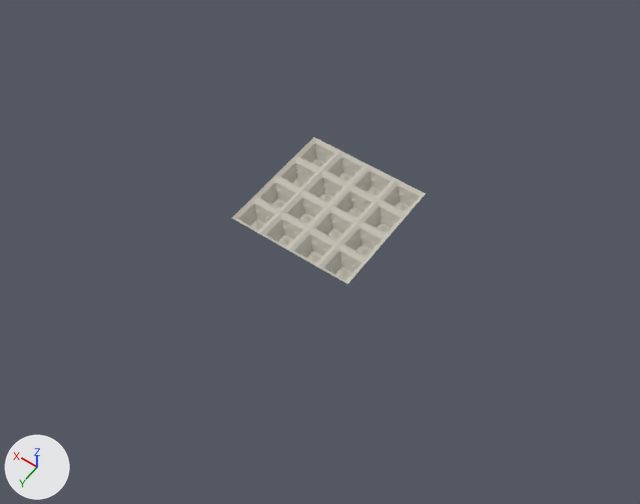
Two versions of the Blender file phase4-v2-preview/ceiling_shallow_coffers/ceiling_shallow_coffers.blend, one commit apart.
The view is the same before and after, from a camera (50 mm lens) standing at (-2.38, 3.46, 4.89) and looking at (-0.08, 0.23, -0.18). Every picture has the same lights, and +X, +Y and +Z are marked at lower left. The picture after the commit comes second.

In view in the first picture: 'ceiling_shallow_coffers'.
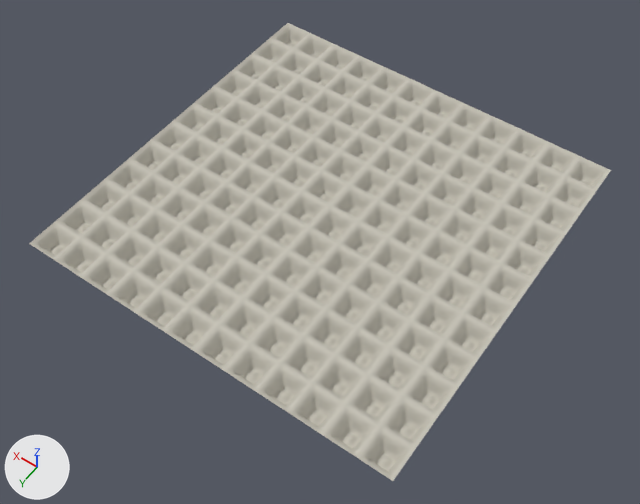
Location of each change, (x1, y1, x2, y2) in pixels of the pictures (640 x 504 px):
'ceiling_shallow_coffers', reshaped (201% wider, 210% taller): before (232, 137, 425, 284); after (29, 23, 611, 481)
part 1 of me_ceiling_shallow_coffers, added: after (29, 23, 611, 481)
part 2 of me_ceiling_shallow_coffers, shading changed: (232, 137, 425, 284) in both

The change, as a list of edits to the scene's bpy script:
```text
Change me_ceiling_shallow_coffers:
    used by ob_ceiling_shallow_coffers; location = (0.0, 0.0, 0.0)
    remove me_ceiling_shallow_coffers.from_pydata(...)  # 4225 vertices, 4096 faces; spans x -0.5..0.5, y -0.5..0.5, z -0.056..0.063
    add me_ceiling_shallow_coffers.from_pydata(...)  # 37249 vertices, 36864 faces; spans x -1.5..1.5, y -1.5..1.5, z -0.056..0.063
    me_ceiling_shallow_coffers part 1: 33024 vertices added at x -1.5..1.5, y -1.5..1.5, z -0.056..0.063
    me_ceiling_shallow_coffers part 2: 4096 kept faces spanning x -0.5..0.5, y -0.5..0.5, z -0.056..0.063 are now shaded smooth
```
